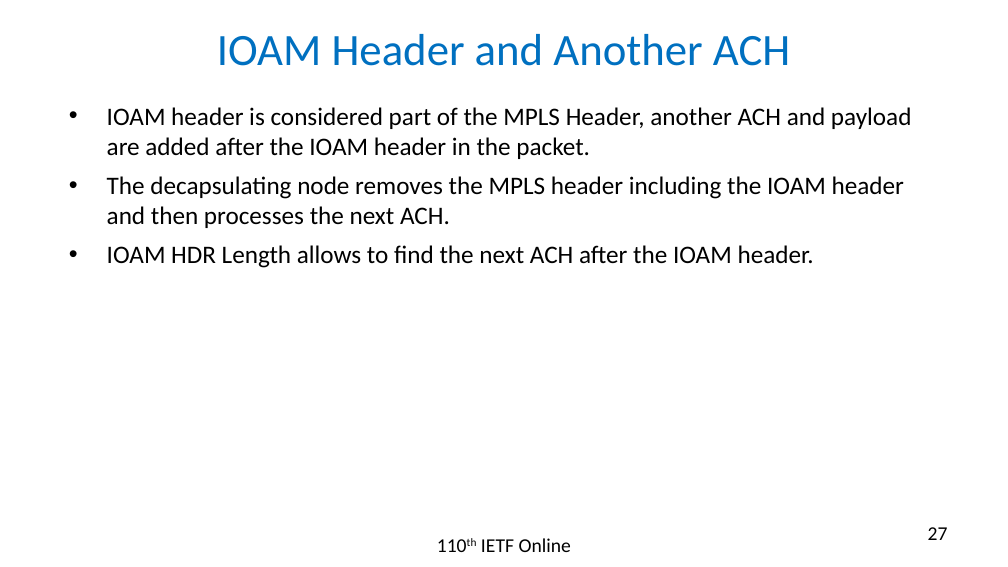
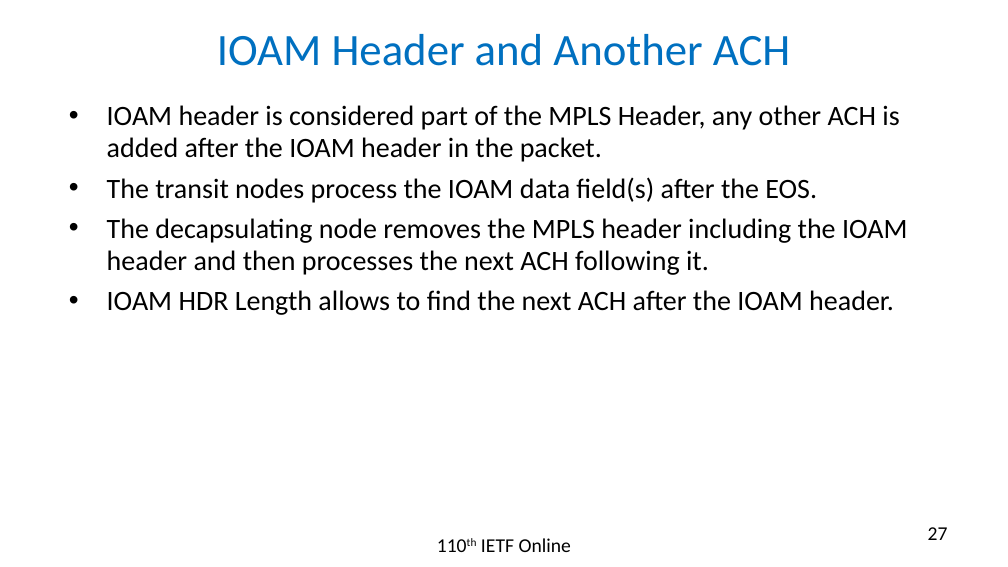
Before and after one commit to rakgandhi/ietf-slides, a slide deck: slide 27 of draft-gandhi-mpls-ioam-sr-05.pptx. Drawn at 1008x567 pixels with LibreOffice and Linux fonts; fonts in the diff are those of the drawing. Boxes give left, top, right and bottom in pixels: in the first picture for what was removed or moved away, otherwise in the second. Text is boxed around its words. In the diff, an @@ line names an element or a change of style, - is before the commit and + after.

```diff
--- a/draft-gandhi-mpls-ioam-sr-05.pptx
+++ b/draft-gandhi-mpls-ioam-sr-05.pptx
@@ text at (107, 105, 907, 275): text changed; size 18 to 20 pt @@
-• IOAM header is considered part of the MPLS Header, another ACH and payload are added after the IOAM header in the packet.
-• The decapsulating node removes the MPLS header including the IOAM header and then processes the next ACH.
+• IOAM header is considered part of the MPLS Header, any other ACH is added after the IOAM header in the packet.
+• The transit nodes process the IOAM data field(s) after the EOS.
+• The decapsulating node removes the MPLS header including the IOAM header and then processes the next ACH following it.
@@ text at (107, 290, 894, 315): size 18 to 20 pt in "IOAM HDR Length allows to find the ..."; line spacing 21.8pt to 22.8pt @@
```
Also in this commit, not shown: 10 other slides changed, 1 other file.
